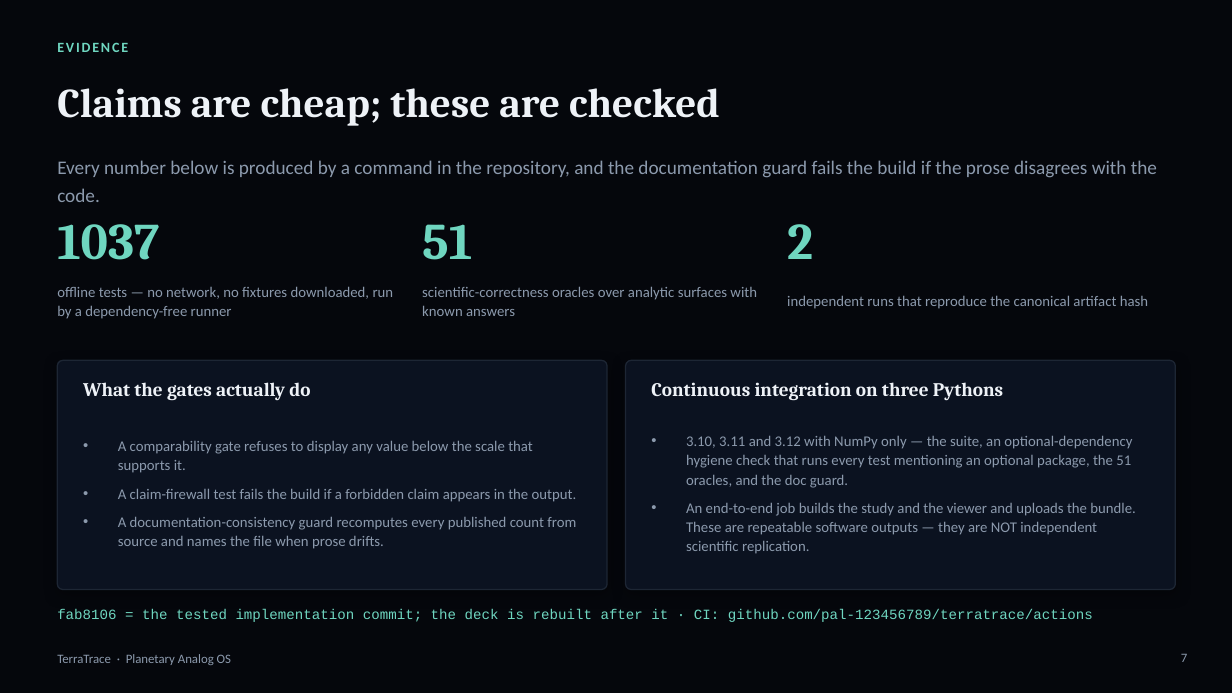
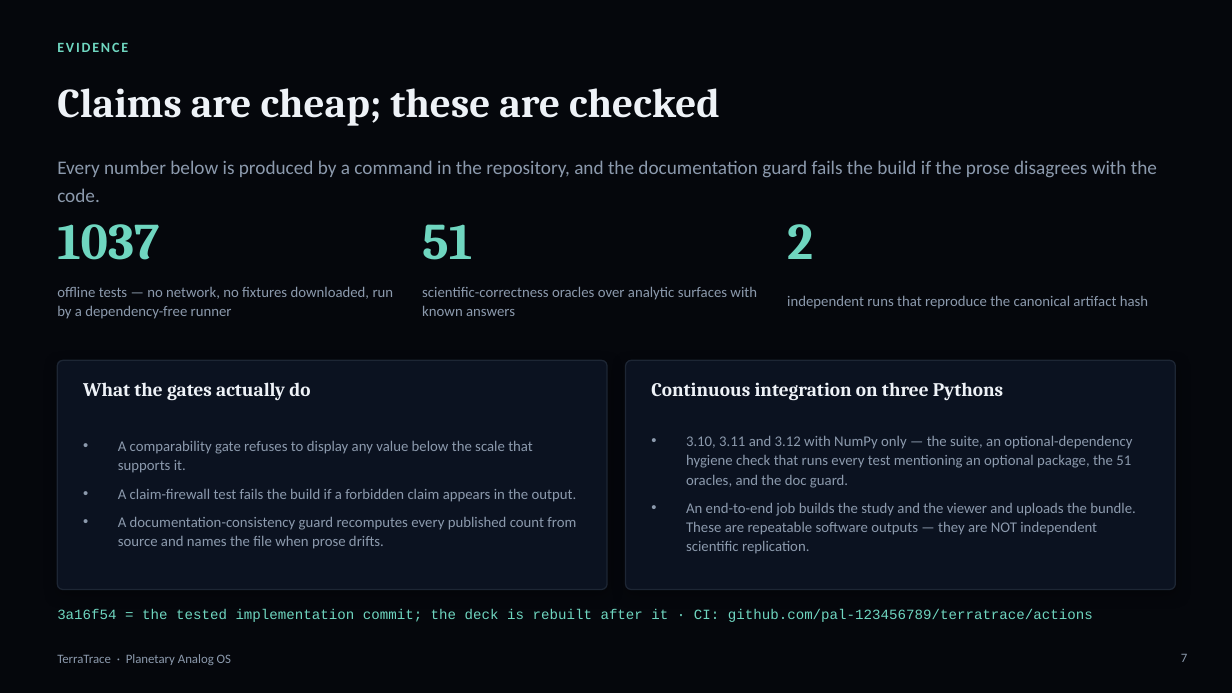
Before and after one commit to pal-123456789/terratrace, a slide deck: slide 7 of TerraTrace-deck.pptx. Drawn at 1232x693 pixels with LibreOffice and Linux fonts; fonts in the diff are those of the drawing. Boxes give left, top, right and bottom in pixels: in the first picture for what was removed or moved away, otherwise in the second. Text is boxed around its words. In the diff, an @@ line names an element or a change of style, - is before the commit and + after.

```diff
--- a/TerraTrace-deck.pptx
+++ b/TerraTrace-deck.pptx
@@ text at (57, 608, 1093, 622): text changed @@
-fab8106 = the tested implementation commit; the deck is rebuilt after it · CI: github.com/pal-123456789/terratrace/actions
+3a16f54 = the tested implementation commit; the deck is rebuilt after it · CI: github.com/pal-123456789/terratrace/actions
```
Also in this commit, not shown: 8 other files.
